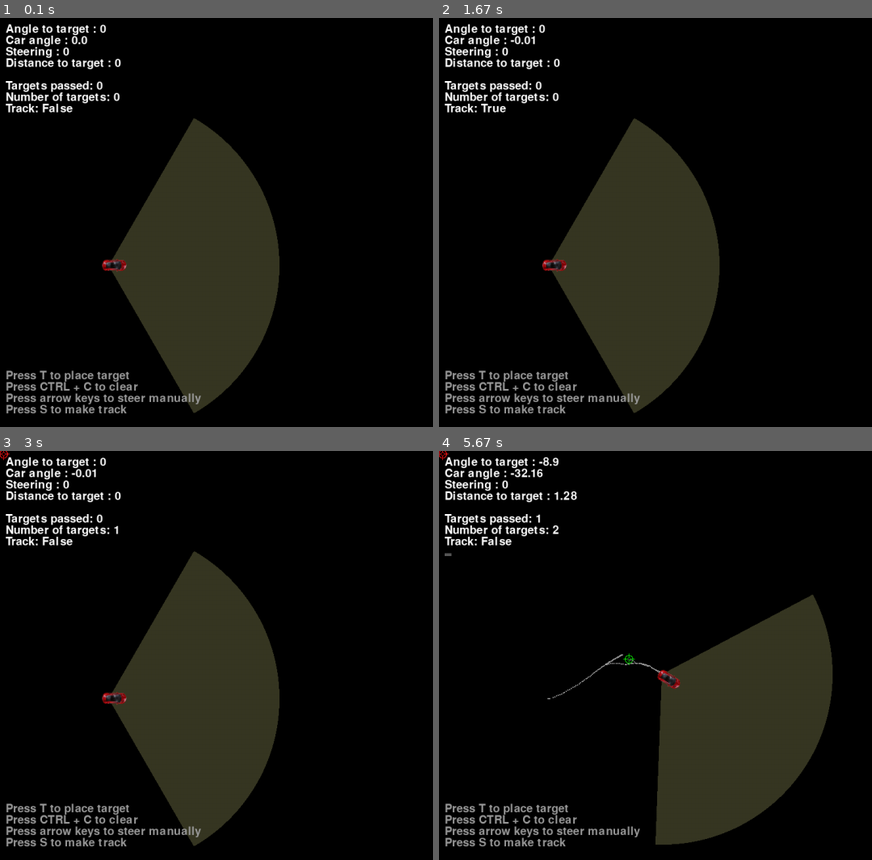
Above: before the commit, frames 1-4 (two rows, left to right).
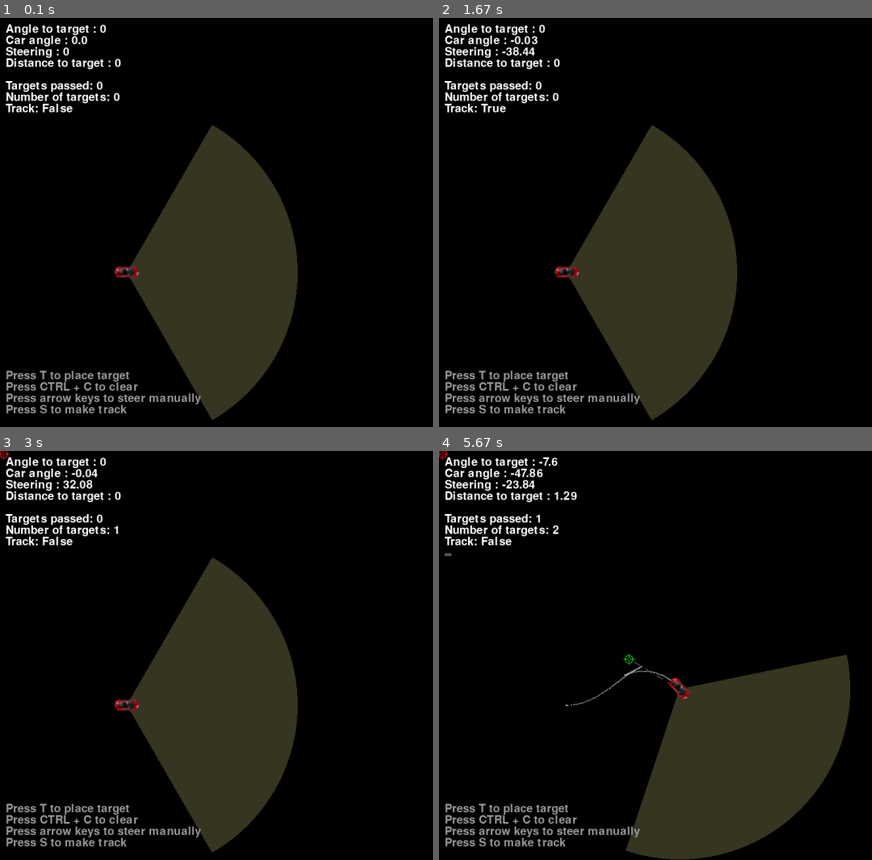
Above: after the commit, the same moments.

Repository: HanzeRacingDivision/Driverless
Game: pygame game, started from Moving_Car/moving_car.py
Same seed, same stepped clock (60 frames per second), same inputs: the game is played once before the commit and once after it.
Inputs (mouse positions are in pixels of both pictures, inside the frame that each line leads up to):
- Up to frame 1 (0.1 s): no input
- Up to frame 2 (1.67 s): hold Right 0.33-0.8 s; hold Up 0.83-1.13 s; tap S at 0.98 s; hold Right 1.17-1.63 s
- Up to frame 3 (3 s): hold Left 1.67-2.2 s; tap T at 1.82 s; hold Down 2.23-2.53 s; move the mouse to (190, 659) at 2.27 s; tap S at 2.38 s; hold Left 2.57-2.97 s
- Up to frame 4 (5.67 s): hold Up 3-3.37 s; tap T at 3.15, 4.62 s; hold Right 3.4-4.03 s; tap S at 3.55, 5.12 s; hold Down 4.07-4.43 s; hold Left 4.47-4.93 s; hold Right 4.97-5.43 s; hold Up from 5.47 s (still down)

The runs differ from the first frame. In frame 1, 6.0% of the frame differs, in the area x 23-69%, y 24-99%; in frame 2, 5.9%; in frame 3, 6.1%; in frame 4, 9.3%, in the area x 14-95%, y 1-100%.

Commit message:
bug fixxes
- no longer requires CV2, which was only used for the car sprite (which now uses pygame builtin image class)
- dotted line (histogram) is now at the center of the car, driving in circles produces circles
- car sprite is drawn at now drawn at the center of the car, making for mostly imperceptible improvement in interface accuracy
- car steering doesnt immedietly return to 0 when there is no input, it slowly decreases (same math as increment, just more aggressive) back to 0.
- added a few comments, but more comments would be greatly appreciated (see lines 391 and 649 in the normal and _splines versions respectively)

personal notes:
i dont know why left and right cones have a separate class with the exact same content, that just seems silly
i dont like the car_pos, everything from the math used to produce it ("(10/ppu,0)"?) to the way it's used (to do the automatic steering) just feels icky; why would you do that with pixel values and not unit values?

Diff:
--- a/Moving_Car/moving_car.py
+++ b/Moving_Car/moving_car.py
@@ -4,7 +4,6 @@
 from pygame.math import Vector2
 import time
 import numpy as np
-import cv2 as cv
 from PIL import Image, ImageDraw
 
 
@@ -122,7 +121,7 @@
         current_dir = os.path.dirname(os.path.abspath(__file__))
         image_path = os.path.join(current_dir, "car_r_s.png")
         car_image = pygame.image.load(image_path)
-        img = cv.imread(image_path)
+        img = pygame.image.load(image_path)
 
         image_path1 = os.path.join(current_dir, "target_s.png")
         target_image = pygame.image.load(image_path1)
@@ -314,7 +313,12 @@
                 car.velocity.x = 3
 
             else:
-                car.steering = 0
+                if(car.steering > (50 * dt)):
+                    car.steering -= 120 * dt
+                elif(car.steering < -(50 * dt)):
+                    car.steering += 120 * dt
+                else:
+                    car.steering = 0
 
 
 
@@ -335,11 +339,11 @@
             rotated = pygame.transform.rotate(car_image, car.angle)
             rect = rotated.get_rect()
 
-            pos_temp = car.position * ppu - (rect.width / 2, rect.height / 2)
+            pos_temp = car.position * ppu
             pos_1 = int(pos_temp.x)
             pos_2 = int(pos_temp.y)
 
-            circle = (pos_1-10,pos_2)
+            circle = (pos_1,pos_2)
             circles.append(circle)
 
             pil_size = car.fov*2
@@ -354,14 +358,15 @@
             data = pil_image.tobytes()
 
             image = pygame.image.fromstring(data, size, mode)
-            image_rect = image.get_rect(center= (pos_1 - 10,pos_2))
+            image_rect = image.get_rect(center= (pos_1, pos_2))
 
             self.screen.blit(image, image_rect)
 
-
+            # draw dotted line (histogram) of past car locations
             for i in range(len(circles)):
                 pygame.draw.circle(self.screen,(155,155,155), circles[i], 1, 1)
 
+            # draw targets
             if len(targets) > 0:
                 for target in targets:
                     if target in non_passed_targets:
@@ -372,14 +377,17 @@
                         draw_line_dashed(self.screen, (150,150,150),(pos_1,pos_2) , target.position * ppu , width = 1, dash_length = 10, exclude_corners = True)
 
 
-            self.screen.blit(rotated, car.position * ppu - ((rect.width / 2)+ round(img.shape[1]/2),( rect.height / 2) + round(img.shape[0]/2)))
-
+            # draw the car sprite
+            #pygame.draw.rect(self.screen, (200,200,200), (car.position * ppu - ((rect.width / 2),(rect.height / 2)), (rect.width, rect.height))) #draws a little box around the car sprite (just for debug)
+            self.screen.blit(rotated, car.position * ppu - ((rect.width / 2),(rect.height / 2))) #draw car
+
+            # draw dotted lines between car and valid targets
             if len(valid_targets) > 0:
                 draw_line_dashed(self.screen, (155,255,255),(pos_1,pos_2) , closest_target.position * ppu , width = 2, dash_length = 10, exclude_corners = True)
 
           #  pygame.draw.circle(self.screen,(255,255,255), (pos_1,pos_2), car.fov, 1)
 
-
+            # draw strange grey rectangle behind debug text on the left
             pygame.draw.rect(self.screen,(100 - 10*dist, 100 - 10*dist, 100 - 10*dist),(10,180,12,dist*20 - 20))
 
 
--- a/Moving_Car/moving_car_splines.py
+++ b/Moving_Car/moving_car_splines.py
@@ -4,7 +4,6 @@
 from pygame.math import Vector2
 import time
 import numpy as np
-import cv2 as cv
 from PIL import Image, ImageDraw
 from scipy.interpolate import splprep, splev
 
@@ -190,7 +189,7 @@
         current_dir = os.path.dirname(os.path.abspath(__file__))
         image_path = os.path.join(current_dir, "car_r_30.png")
         car_image = pygame.image.load(image_path)
-        img = cv.imread(image_path)
+        img = pygame.image.load(image_path)
 
         image_path1 = os.path.join(current_dir, "target_r_t.png")
         target_image = pygame.image.load(image_path1)
@@ -484,7 +483,12 @@
                 car.velocity.x = 2.5
 
             else:
-                car.steering = 0
+                if(car.steering > (50 * dt)):
+                    car.steering -= 120 * dt
+                elif(car.steering < -(50 * dt)):
+                    car.steering += 120 * dt
+                else:
+                    car.steering = 0
 
 
 
@@ -572,13 +576,14 @@
             rotated = pygame.transform.rotate(car_image, car.angle)
             rect = rotated.get_rect()
 
-            pos_temp = car.position * ppu - (rect.width / 2, rect.height / 2)
+            pos_temp = car.position * ppu
             pos_1 = int(pos_temp.x)
             pos_2 = int(pos_temp.y)
 
-            circle = (pos_1-5,pos_2)
+            circle = (pos_1,pos_2)
             circles.append(circle)
 
+            # draw headlights
             if car.headlights == True:
                 pil_size = car.fov*2
 
@@ -592,14 +597,16 @@
                 data = pil_image.tobytes()
 
                 image = pygame.image.fromstring(data, size, mode)
-                image_rect = image.get_rect(center= (pos_1-5 ,pos_2))
+                image_rect = image.get_rect(center= (pos_1, pos_2))
 
                 self.screen.blit(image, image_rect)
 
 
+            # draw dotted line (histogram) of past car locations
             for i in range(len(circles)):
                 pygame.draw.circle(self.screen,(155,155,155), circles[i], 1, 1)
 
+            # draw targets
             if len(targets) > 0:
                 for target in targets:
                     if target in non_passed_targets:
@@ -628,15 +635,17 @@
                 for i in range(len(right_spline[0])):
                     self.screen.blit(right_spline_image, Vector2(right_spline[0][i],right_spline[1][i]) * ppu - (3,3))
 
-
-            self.screen.blit(rotated, car.position * ppu - ((rect.width / 2)+ round(img.shape[1]/2),( rect.height / 2) + round(img.shape[0]/2)))
-
+            # draw the car sprite
+            #pygame.draw.rect(self.screen, (200,200,200), (car.position * ppu - ((rect.width / 2),(rect.height / 2)), (rect.width, rect.height))) #draws a little box around the car sprite (just for debug)
+            self.screen.blit(rotated, car.position * ppu - ((rect.width / 2),(rect.height / 2))) #draw car
+
+            # draw dotted lines between car and valid targets
             if len(visible_targets) > 0 and car.auto == True:
                 draw_line_dashed(self.screen, (155,255,255),(pos_1,pos_2) , closest_target.position * ppu , width = 2, dash_length = 10, exclude_corners = True)
 
           #  pygame.draw.circle(self.screen,(255,255,255), (pos_1,pos_2), car.fov, 1)
 
-
+            # draw strange grey rectangle behind debug text on the left
             pygame.draw.rect(self.screen,(np.abs(100 - 10*dist), np.abs(100 - 10*dist), np.abs(100 - 10*dist)),(10,120,12,dist*20 - 20))
 
 
@@ -679,9 +688,9 @@
                 self.screen.blit(text_surf, text_pos)
 
 
-               # text_surf = text_font.render(f'number of visible left cones: {len(visible_left_cones)}', 1, (255, 255, 255))
-               # text_pos = [10, 100]
-               # self.screen.blit(text_surf, text_pos)
+                text_surf = text_font.render(f'number of visible left cones: {len(visible_left_cones)}', 1, (255, 255, 255))
+                text_pos = [10, 120]
+                self.screen.blit(text_surf, text_pos)
 
                # text_surf = text_font.render(f'Headlights: {car.headlights}', 1, (255, 255, 255))
                # text_pos = [10, 190]
